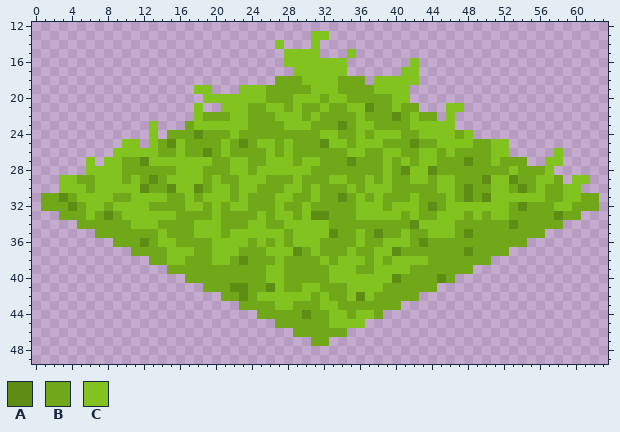
Two states of a pixel-art sprite, TCC_Mark_Roger/Assets/BeigeGridAssets/grass 2.png. That is the earlier state.
The file is 64x64 pixels. Shown: x 0..63, y 12..49.
Palette (. is transparent): A #5e8d16  B #71a81a  C #83c31f
Pixels before, first column x 1:
13 ..............................CC..............................
14 ..........................C...C...............................
15 ...........................CCCC...C...........................
16 ...........................CCCCCCC.......C....................
17 ............................CCCCCC......CC....................
18 ..........................BBBCCCCBBB.CCCCC....................
19 .................CC...CCCBBBBBCCCBBBBCCCC.....................
20 ..................CCCCCCCBBBCCCBCCBBBBBCC.....................
21 .................C..CCCBBCCBCBBCBBCCABBCBB...CC...............
22 .................CBBBCCBBBCCCBCBBBBCBBBABCBB.C................
23 ............C...BCCCCCCBBBBCCCBBBABCCBBBBCCCCC................
24 ............C.BBBABBBCBBBBBBBBBCCBBCBCCCBBCCCCBC..............
25 .........CC.CBACBBBBCBABCCBCBBBACCBCCCBBBABBCCCCBBCC..........
26 ........CCCCCBBCBBABCBBBBCBCBBBBBBCCBBCCBBCCBCBBBBCC.....C....
27 .....C.CCBBACCCCCCCBBCCBBCCCBCCBBBABBBCBCBCCBBBABBCBBB..CC....
28 .....CCCCBBBBBBCCCBBBCCBCCCCCCBBBBBBBBCBACCABBBBBBBBCBBBC.....
29 ..CCBBCCCBCBABCCCCBCBBCCCBBBCBBBCCBBCBCBBCCBCCBBBACCABBCCB.CC.
30 ..CCCBCCCCCABBACCABCCBCCBBBCCBCBBBCBCCCBBBBBCCBABBCCBABCBBCC..
31 BBABCCCCBBCCCCBBCBCCCBCBBBCCBBCBBABCBCBBBCBBBCBABACCCCCCBBCCBB
32 BBBABCCBCCCCBBBBCCBCBCCBBBCBBCBBBBBCCCBCCCBABCCCCCCCBABBBCCBBB
33 ..BBBCBABCCCCCCBBBBCBBBBCBCCBCAABBBCCCCCBCBBCCCBCBCCBBBBBABB..
34 ....BBBBBBCCCBBBBCCCBBBCCBBCCCCCBBBBBBBBBACCCCBBBBBBABBBBB....
35 ......BBBBBBBCBBBCCCBCCCCCCBCCCCABBCBABBCBBCCCBABBBBBBBB......
36 ........BBBABCCBBBBCCCCBCBCBCCCBBBBCBBCCCBABBBBBBBBBBB........
37 ..........BBBBCCCBBCCCBBBCCCABCBBBCBBCCABBBBBBBABBBB..........
38 ............BBCCBBBCCBABBBCBBBBCBCCCBCBCCCCBBBBBBB............
39 ..............BBBBBBBBBBBCCBBBBBCCCBBCCCCBBBBBBB..............
40 ................BBBBBBBBBCCBBBBBCCCCCCCABBBBAB................
41 ..................BBBAABBACBBCCBBBCCCCBBBBBB..................
42 ....................BBABCCCCCCBCBBCACBBBBB....................
43 ......................BBBBCCBBBCCBBBBBBB......................
44 ........................BBBBBABBCCBCCB........................
45 ..........................BBBBBBCCCC..........................
46 ............................BBBBBB............................
47 ..............................BB..............................
The result:
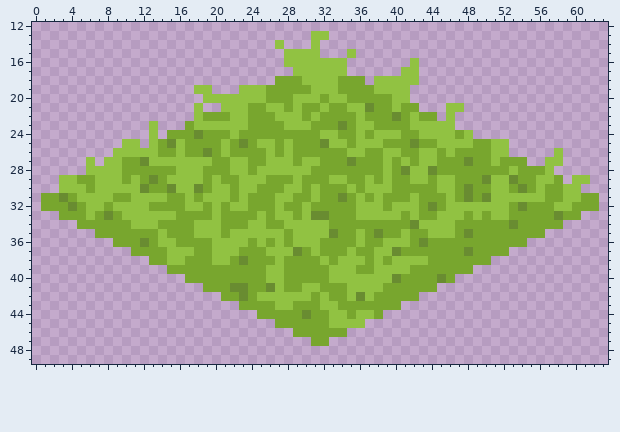
Edits made:
colour A: #5e8d16 -> #698c31
colour B: #71a81a -> #78a62e
colour C: #83c31f -> #91c242
Changed places in both pictures, as pixel boxes (x1, y1, x2, y2):
changed: (41, 31, 599, 346)
